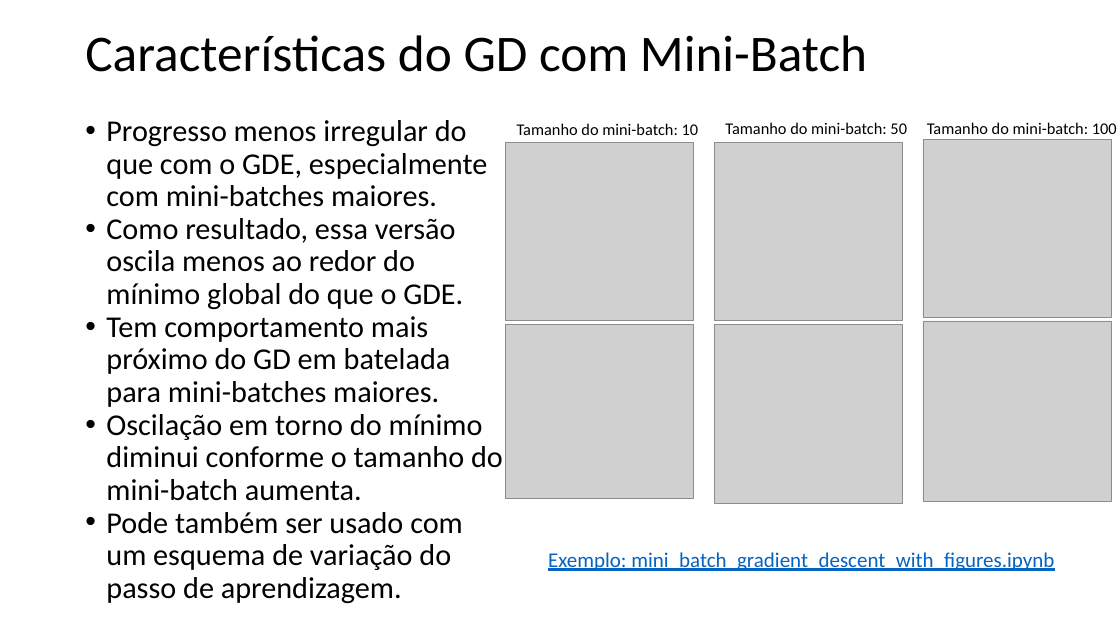
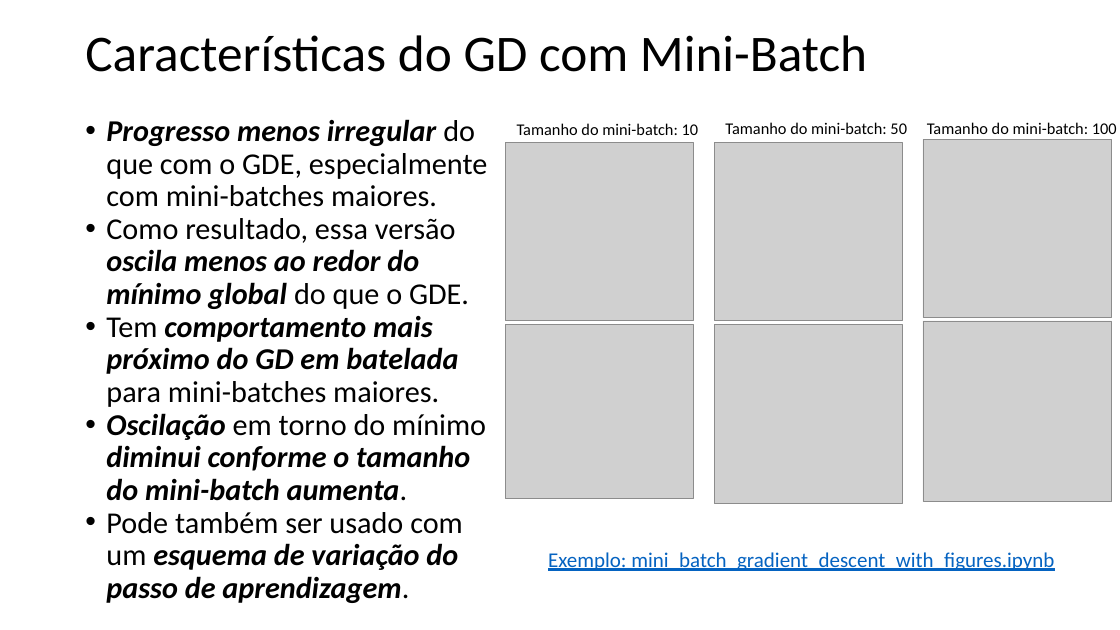
Before and after one commit to zz4fap/t319_aprendizado_de_maquina, a slide deck: slide 14 of slides/T319_Regressão_Linear (Parte II).pptx. Drawn at 1120x630 pixels with LibreOffice and Linux fonts; fonts in the diff are those of the drawing; grey boxes stand for pictures. Boxes give left, top, right and bottom in pixels: in the first picture for what was removed or moved away, otherwise in the second. Text is boxed around its words. In the diff, an @@ line names an element or a change of style, - is before the commit and + after.

```diff
--- a/slides/T319_Regressão_Linear (Parte II).pptx
+++ b/slides/T319_Regressão_Linear (Parte II).pptx
@@ text "Progresso menos irregular do que ..." at [106, 119, 487, 603]: bold on, italic on in "Progresso menos irregular", "oscila menos ao redor do mínimo global", "comportamento mais próximo do GD em batelada", "Oscilação diminui conforme o tamanho do mini-batch ..." and 1 more places @@
```
Also in this commit, not shown: 7 other slides changed, 4 other files.
